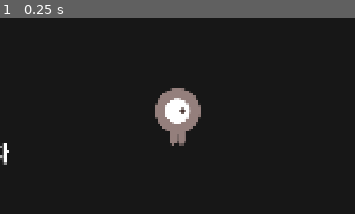
Above: before the commit, frame 1.
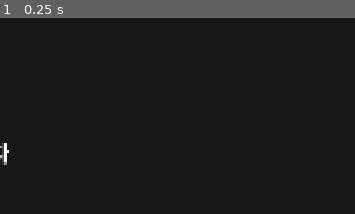
Above: after the commit, the same moment.

Repository: ParkSoeon/EyeTrackingReadingAssistance
Game: Godot game, scene res://scenes/choice.tscn
Two runs of this game, one before a commit and one after it. Both use one fixed random seed, a clock stepped at 60 frames per second and the inputs below. This scene is started directly instead of the project's main scene.
Inputs:
- Up to frame 1 (0.25 s): no input
The pictures show only the part of the screen within x 24-74%, y 18-68%; the shares and areas given below are measured in that part.

The runs differ from the first frame. In frame 1, 2.6% of the frame differs, in the area x 43-57%, y 35-66%.

Commit message:
Feat: save the node

Diff:
--- a/demo/gdscripts/choice.gd
+++ b/demo/gdscripts/choice.gd
@@ -20,6 +20,7 @@
 func _ready():
 	print("ready")
 	load_story_node(STATE.current_node)
+	get_node("Player").visible = false
 	#var device = AudioServer.get_input_device_list()
 	AudioServer.input_device = AudioServer.get_input_device() # 댓글에 있었네..
 	var idx = AudioServer.get_bus_index("Record")
@@ -64,6 +65,7 @@
 	get_node("Player").factor = 1
 
 func change_scene():
+	STATE.save_node(STATE.current_node)
 	get_tree().change_scene_to_file("res://scenes/choice.tscn")
 
 func _on_red_portal_area_entered(area: Area2D) -> void:
